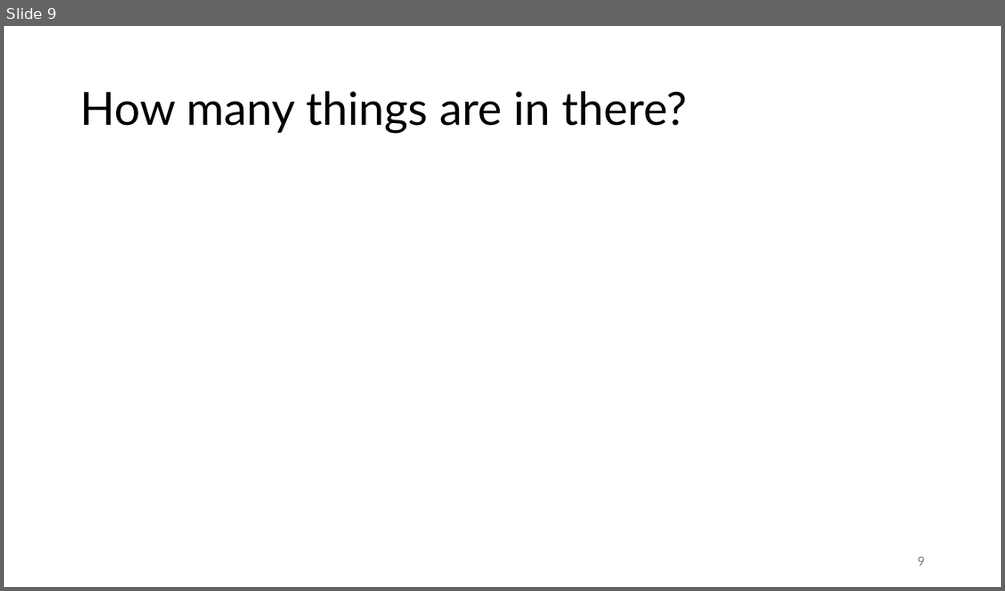
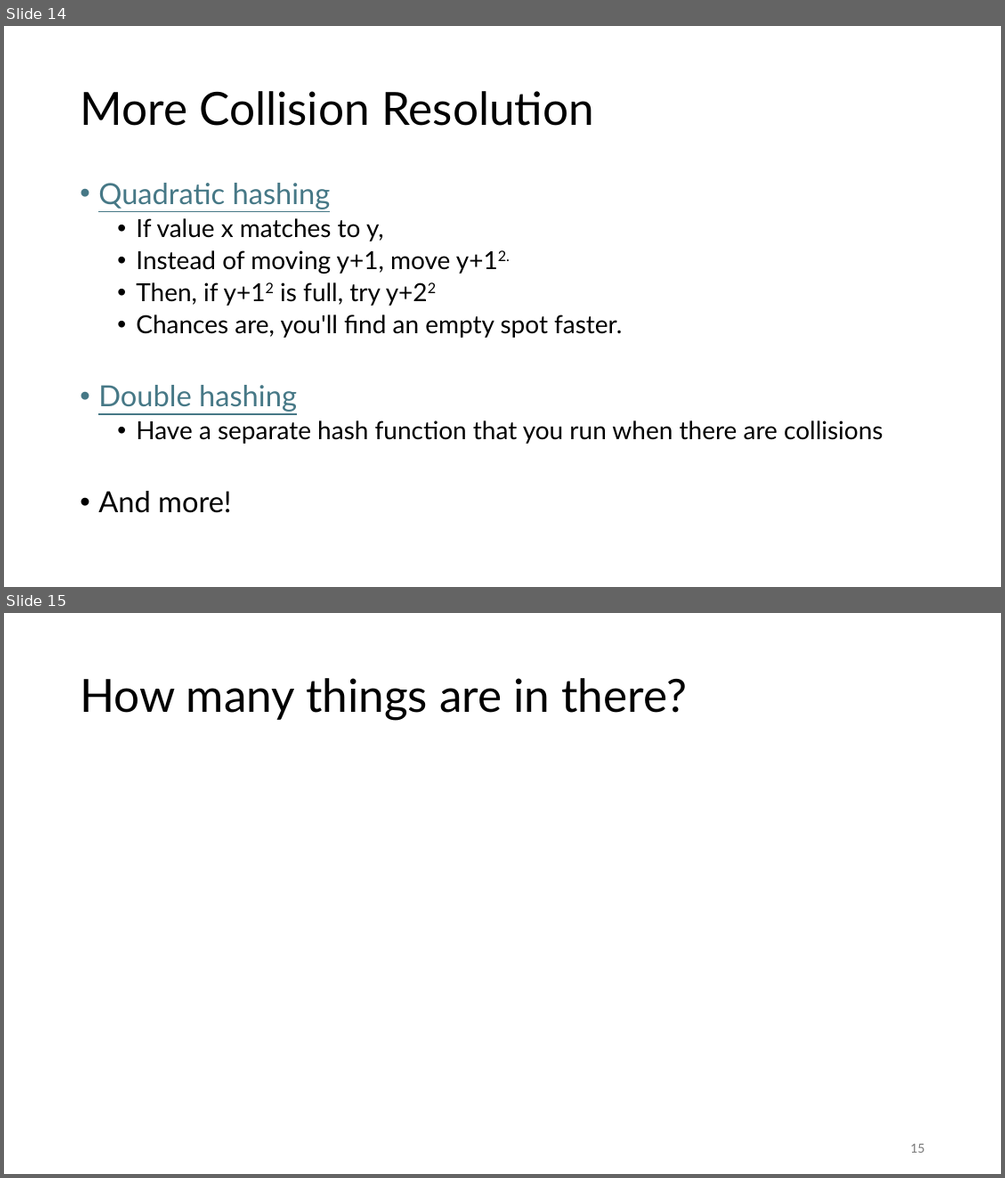
Before and after one commit to SMC-CS-374-Sp26/Unit-2-Data-Structures, a slide deck: 374 DS in detail.pptx. Shown one above the other, each under a label of ours: slide 9 before the commit, slides 14 and 15 after it. The pictures are 1005x591 and 1005x1178 pixels, drawn with LibreOffice and Linux fonts; fonts in the diff are those of the drawing; grey boxes stand for pictures. Boxes give left, top, right and bottom in pixels: in the first picture for what was removed or moved away, otherwise in the second. Text is boxed around its words. In the diff, an @@ line names an element or a change of style, - is before the commit and + after.

```diff
--- a/374 DS in detail.pptx
+++ b/374 DS in detail.pptx
@@ slide 14 added at bbox=[4, 26, 1001, 587], background #FFFFFF @@
@@ title added at bbox=[80, 91, 594, 126], 44 pt, text #000000 @@
+More Collision Resolution
@@ text added at bbox=[98, 183, 882, 513], 24 pt, text #000000 @@
+• Quadratic hashing
+  • If value x matches to y,
+  • Instead of moving y+1, move y+12.
+  • Then, if y+12 is full, try y+22
+  • Chances are, you'll find an empty spot faster.
+• Double hashing
+  • Have a separate hash function that you run when there are collisions
+• And more!
@@ what was slide 9 is now slide 15 @@
@@ page number at bbox=[910, 1143, 924, 1152]: text changed @@
-9
+15
```
Also in this commit, not shown: 2 slides changed, 17 other slides added, 2 other files.
